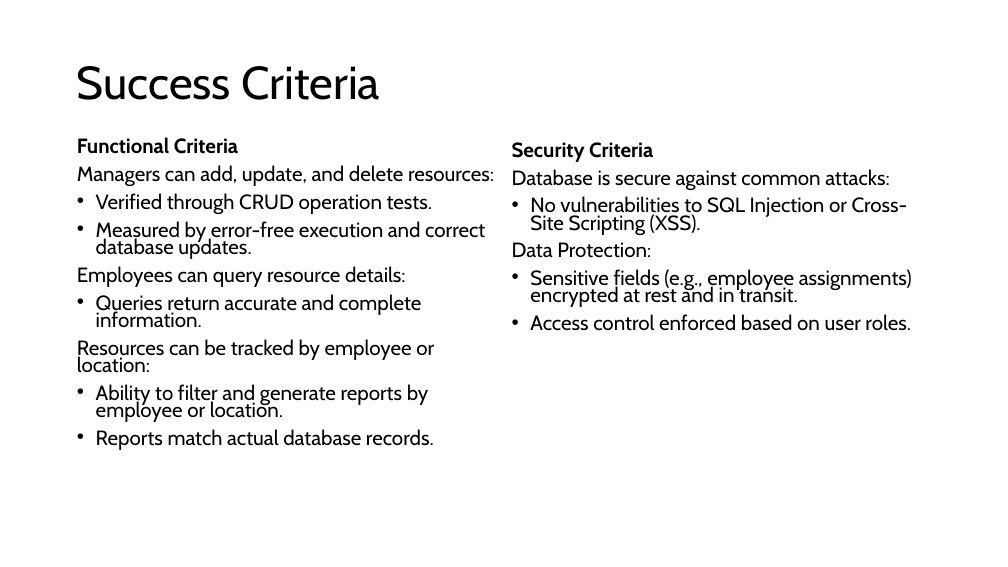
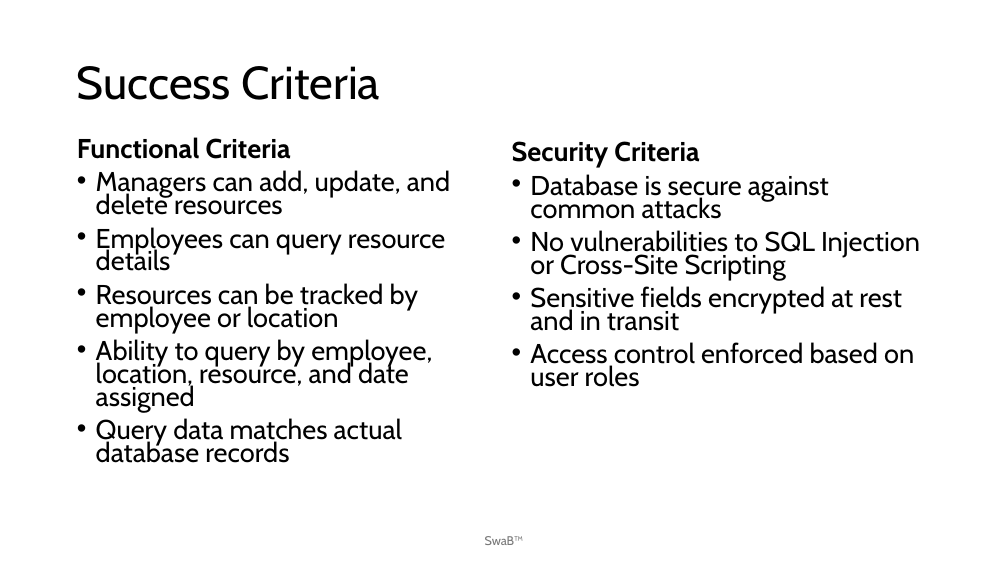
Before and after one commit to cwarstler24/NextGenTeamBlue, a slide deck: slide 14 of Documentation/Vision Document PowerPoint.pptx (slide 10 before the commit). Drawn at 1008x567 pixels with LibreOffice and Linux fonts; fonts in the diff are those of the drawing. Boxes give left, top, right and bottom in pixels: in the first picture for what was removed or moved away, otherwise in the second. Text is boxed around its words. In the diff, an @@ line names an element or a change of style, - is before the commit and + after.

```diff
--- a/Documentation/Vision Document PowerPoint.pptx
+++ b/Documentation/Vision Document PowerPoint.pptx
@@ text at [77,137,291,159]: size 19.6 to 25.9 pt in "Functional Criteria" @@
@@ text at [512,141,699,168]: size 19.6 to 25.9 pt in "Security Criteria" @@
@@ text at [96,170,450,463]: text changed; size 19.6 to 25.9 pt @@
-Managers can add, update, and delete resources:
-• Verified through CRUD operation tests.
-• Measured by error-free execution and correct database updates.
-Employees can query resource details:
-• Queries return accurate and complete information.
-Resources can be tracked by employee or location:
-• Ability to filter and generate reports by employee or location.
-• Reports match actual database records.
+• Managers can add, update, and delete resources
+• Employees can query resource details
+• Resources can be tracked by employee or location
+• Ability to query by employee, location, resource, and date assigned
+• Query data matches actual database records
@@ text at [530,174,920,387]: text changed; size 19.6 to 25.9 pt @@
-Database is secure against common attacks:
-• No vulnerabilities to SQL Injection or Cross-Site Scripting (XSS).
-Data Protection:
-• Sensitive fields (e.g., employee assignments) encrypted at rest and in transit.
-• Access control enforced based on user roles.
+• Database is secure against common attacks
+• No vulnerabilities to SQL Injection or Cross-Site Scripting
+• Sensitive fields encrypted at rest and in transit
+• Access control enforced based on user roles
@@ text added at [485,536,524,545], 12 pt, text #797979 @@
+SwaB™
```
Also in this commit, not shown: 12 other slides changed, 5 slides added, 1 slide removed, 2 other files.
